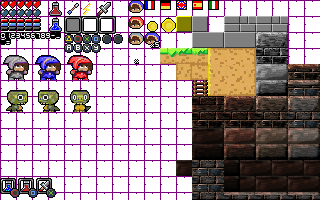
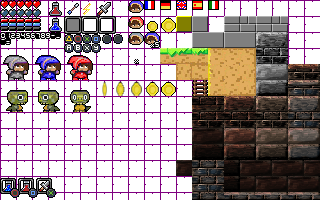
Layer changes from the first 320×200 image to the second:
painted on "Sprite-0001.png" over left=102, top=81, right=176, bottom=96
